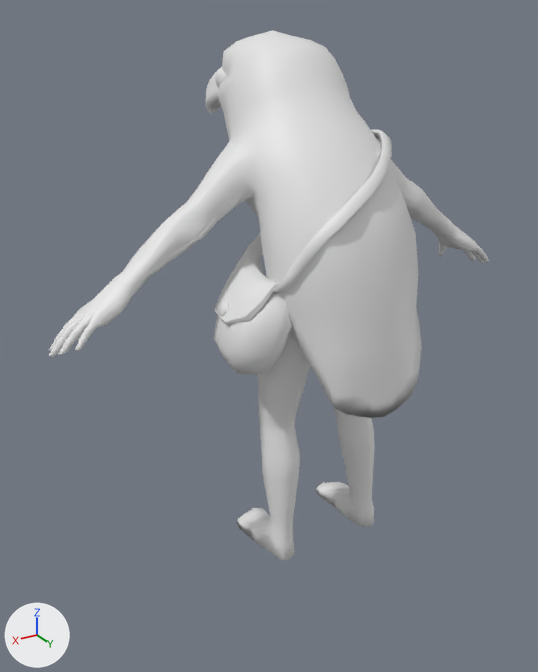
Two versions of the OBJ model Assets/ART/Models/Raven/Raven.obj, one commit apart.
Both versions are drawn from a 50 mm camera at (1.27, 8.42, 4.04) aimed at (-4.11, -0.55, -0.44). Lighting does not change. The marker at lower left points along +X, +Y and +Z. The picture after the commit comes second. Where no turn or scale is listed for an object, it has been applied to the vertices.

Names of what the first picture shows: 'Raven'.
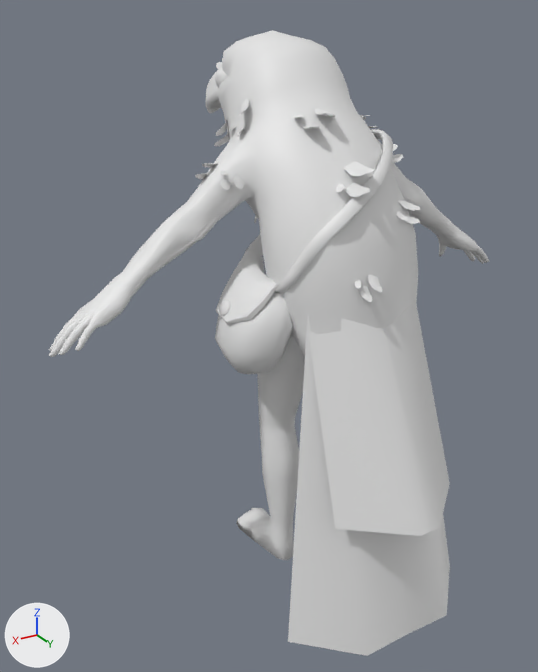
The newer file is also turned or shifted as a whole; pictures and numbers use the older file's frame.

What differs and where, as boxes [x1, y1, x2, y2] in the pictures (538 x 672 px; the box of a moved part takes in the faces that stretch with it):
```json
{"object": "Raven", "change": "reshaped", "before": [49, 30, 489, 560], "after": [49, 30, 489, 656], "on screen": "18% taller"}
{"part": 1, "of": "me_raven", "change": "moved or reshaped", "before": [213, 251, 292, 375], "after": [215, 251, 293, 374]}
{"part": 2, "of": "me_raven", "change": "moved or reshaped", "before": [217, 300, 229, 316], "after": [219, 300, 230, 315]}
{"part": 3, "of": "me_raven", "change": "moved or reshaped", "before": [243, 129, 392, 294], "after": [244, 129, 393, 294]}
{"part": 4, "of": "me_raven", "change": "added", "after": [195, 58, 450, 656]}
```

Edits to the scene script, one JSON object a line:
```json
{"block": "me_raven", "where": "# used by ob_raven; location = (0.0, 0.0, 0.0)"}
{"op": "remove", "block": "me_raven", "code": "me_raven.from_pydata(...)  # 2677 vertices, 2713 faces; spans x -8.52..-0.78, y -3.39..1.58, z -3.81..3.85"}
{"op": "add", "block": "me_raven", "code": "me_raven.from_pydata(...)  # 3704 vertices, 3357 faces; spans x -8.52..-0.78, y -3.39..2.65, z -4.14..3.85"}
{"block": "me_raven", "change": "me_raven part 1: the loose piece of 108 vertices spanning x -3.89..-2.95, y -0.66..0.82, z -0.58..0.98 is moved by (-0.02, 0.0, 0.0)"}
{"block": "me_raven", "change": "me_raven part 2: the loose piece of 20 vertices spanning x -3.13..-2.98, y -0.11..0.13, z 0.3..0.5 is moved by (-0.02, 0.0, 0.0)"}
{"block": "me_raven", "change": "me_raven part 3: the loose piece of 216 vertices spanning x -5.93..-3.46, y -1.17..1.17, z 0.64..2.57 is moved by (-0.02, 0.0, 0.0)"}
{"block": "me_raven", "change": "me_raven part 4: 1027 vertices added at x -6.35..-2.99, y -2.66..2.65, z -4.14..3.51"}
```
